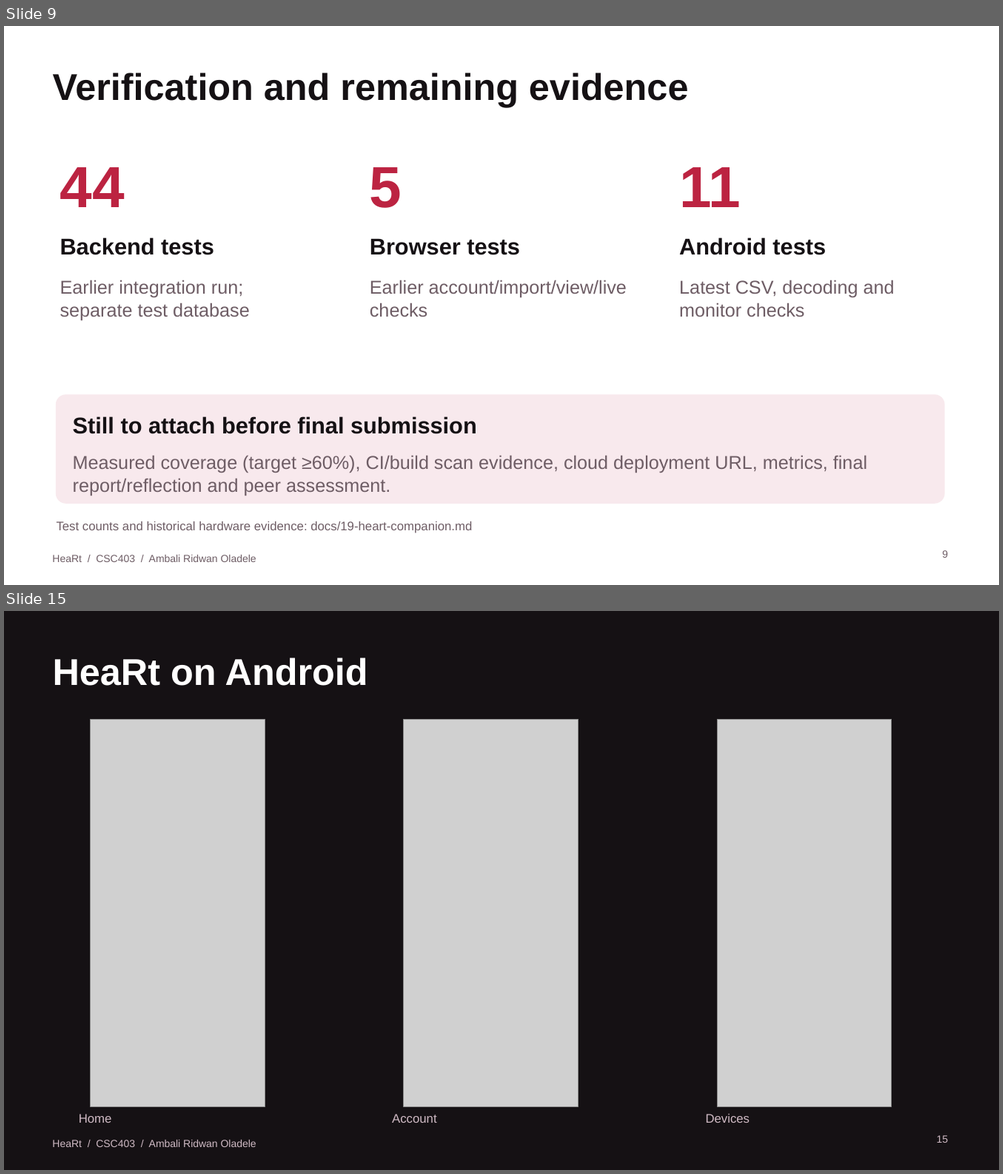
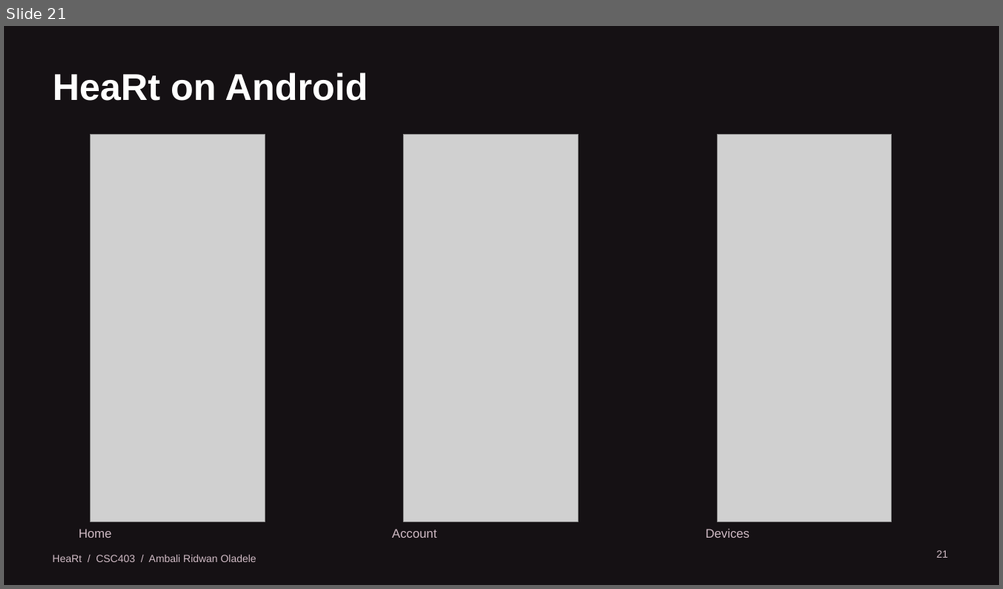
Before and after one commit to iamRed-One/heart-rate-monitor, a slide deck: docs/presentation/HeaRt-Project-Demonstration.pptx. Shown one above the other, each under a label of ours: slides 9 and 15 before the commit, slide 21 after it; the slides between them are not shown. The pictures are 1003x1174 and 1003x589 pixels, drawn with LibreOffice and Linux fonts; fonts in the diff are those of the drawing; grey boxes stand for pictures. Boxes give left, top, right and bottom in pixels: in the first picture for what was removed or moved away, otherwise in the second. Text is boxed around its words. In the diff, an @@ line names an element or a change of style, - is before the commit and + after.

Commit message:
Present project requirements and UML with Android-only demonstration

```diff
--- a/docs/presentation/HeaRt-Project-Demonstration.pptx
+++ b/docs/presentation/HeaRt-Project-Demonstration.pptx
@@ slide 9 removed at <box>4,26,999,585</box>, background #FFFFFF @@
@@ title removed at <box>53,73,688,107</box> @@
-Verification and remaining evidence
@@ text removed at <box>60,167,125,207</box> @@
-44
@@ text removed at <box>370,167,402,208</box> @@
-5
@@ text removed at <box>679,167,740,207</box> @@
-11
@@ text removed at <box>60,238,214,255</box> @@
-Backend tests
@@ text removed at <box>370,238,520,255</box> @@
-Browser tests
@@ text removed at <box>679,238,825,255</box> @@
-Android tests
@@ text removed at <box>60,280,250,321</box> @@
-Earlier integration run; separate test database
@@ text removed at <box>370,280,626,317</box> @@
-Earlier account/import/view/live checks
@@ text removed at <box>679,280,894,317</box> @@
-Latest CSV, decoding and monitor checks
@@ rounded rectangle removed at <box>57,395,944,503</box> @@
@@ text removed at <box>73,417,477,434</box> @@
-Still to attach before final submission
@@ text removed at <box>73,456,867,496</box> @@
-Measured coverage (target ≥60%), CI/build scan evidence, cloud deployment URL, metrics, final report/reflection and peer assessment.
@@ text removed at <box>57,522,472,534</box> @@
-Test counts and historical hardware evidence: docs/19-heart-companion.md
@@ text removed at <box>52,555,256,562</box> @@
-HeaRt / CSC403 / Ambali Ridwan Oladele
@@ page number removed at <box>942,551,948,558</box> @@
-9
@@ what was slide 15 is now slide 21 @@
@@ page number at <box>936,551,948,558</box>: text changed @@
-15
+21
```
Also in this commit, not shown: 2 slides changed, 19 slides added, 12 other slides removed, 10 other files.
